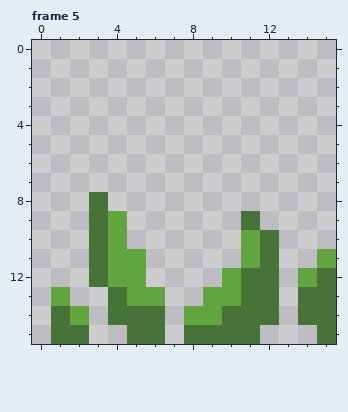
One commit to this pixel-art file: ase_files/block1.aseprite. The picture above was drawn from the file before the commit.
16x16 pixels, 6 frames. Shown: frame 5. The commit also changed other frames, which this record leaves out.
Now the later version:
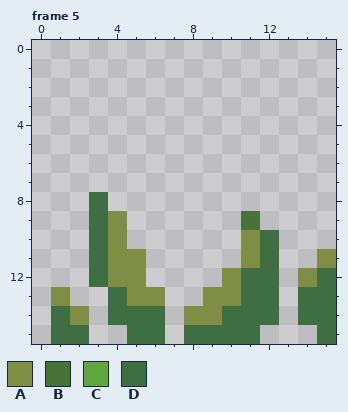
Palette (. is transparent): A #7f8e44  B #477238  C #61a53f  D #3d6f43
Difference:
Frame 5:
y 8: x 3 B -> D
y 9: x 3..4 BC -> DA
y 10: x 3..4 BC -> DA; x 11..12 CB -> AD
y 11: x 3..5 BCC -> DAA; x 11..12 CB -> AD; x 15 C -> A
y 12: x 3..5 BCC -> DAA; x 10..12 CBB -> ADD; x 14..15 CB -> AD
y 13: x 1 C -> A; x 4..6 BCC -> DAA; x 9..12 CCBB -> AADD; x 14..15 BB -> DD
y 14: x 1..2 BC -> DA; x 4..6 BBB -> DDD; x 8..12 CCBBB -> AADDD; x 14..15 BB -> DD
y 15: x 1..2 BB -> DD; x 5..6 BB -> DD; x 8..11 BBBB -> DDDD; x 15 B -> D
